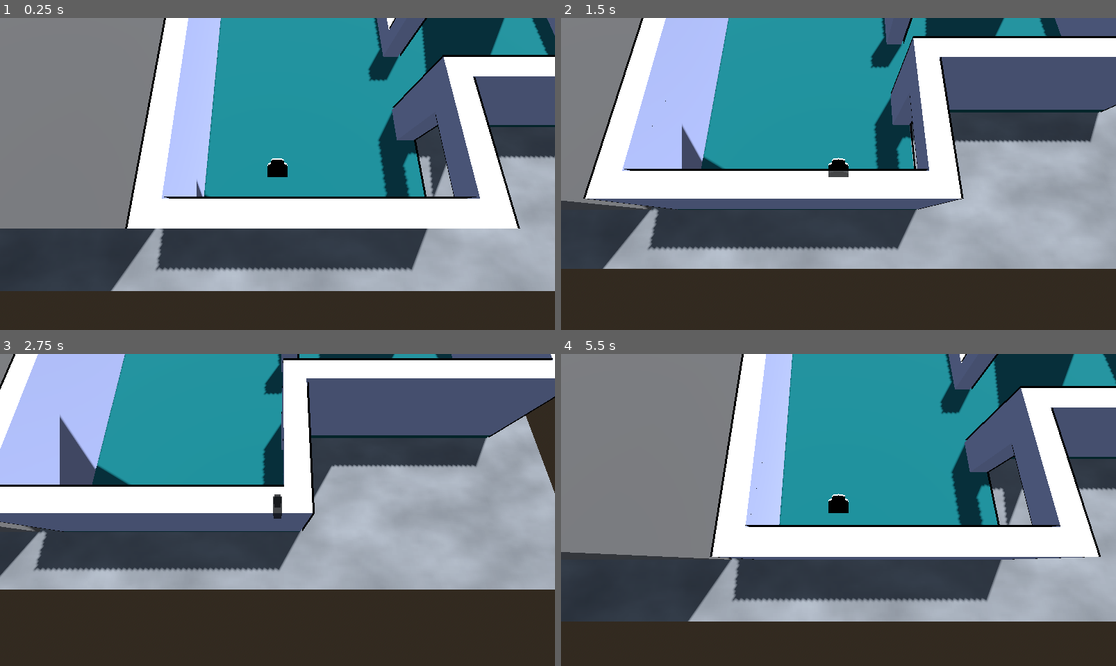
Above: before the commit, frames 1-4 (two rows, left to right).
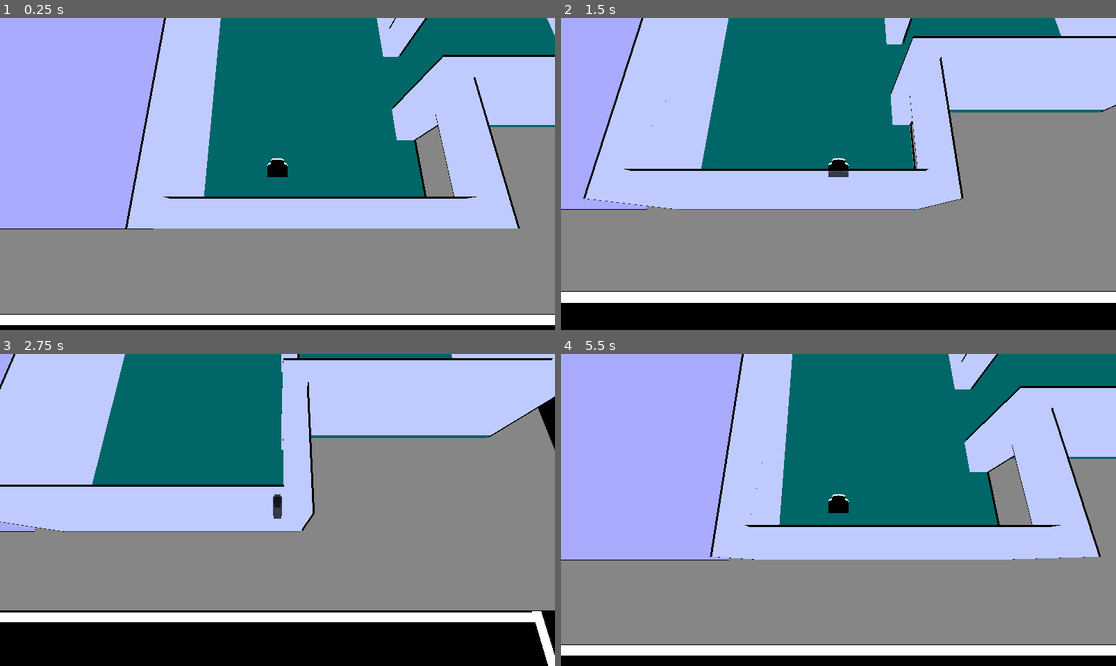
Above: after the commit, the same moments.

Repository: ChWh2/Purrfect-Platter
Game: Godot game, scene res://Scenes/main.tscn
The game is run twice, just before and just after one commit, with the same random seed, the same clock (stepped at 60 frames per second) and the same inputs.
Inputs:
- Up to frame 1 (0.25 s): no input
- Up to frame 2 (1.5 s): tap Enter at 0.5 s; hold Right (ui_right) 0.53-1.28 s; tap E (Interact) at 0.6, 1.35 s; hold Down (ui_down) from 1.28 s (still down)
- Up to frame 3 (2.75 s): tap Space at 2 s; release Down (ui_down) at 2.03 s; hold Right (ui_right) from 2.03 s (still down); tap E (Interact) at 2.1 s
- Up to frame 4 (5.5 s): release Right (ui_right) at 2.78 s; hold Up (ui_up) 2.78-3.53 s; tap E (Interact) every 0.75 s from 2.85 to 5.1 s; hold Left (ui_left) 3.53-5.03 s; hold Down (ui_down) from 5.03 s (still down)

The runs differ from the first frame. In frame 1, 94% of the frame differs, in the area x 0-100%, y 0-100%; in frame 2, 92%; in frame 3, 92%; in frame 4, 95%.

Commit message:
Added Interaction System

Diff:
--- a/Scenes/main.tscn
+++ b/Scenes/main.tscn
@@ -1,7 +1,9 @@
-[gd_scene load_steps=15 format=3 uid="uid://c802ljbjsrs7s"]
-
-[ext_resource type="PackedScene" uid="uid://cbbiwytnqg1wm" path="res://Scenes/Player.tscn" id="1_4acyf"]
+[gd_scene load_steps=23 format=3 uid="uid://c802ljbjsrs7s"]
+
+[ext_resource type="PackedScene" uid="uid://cbbiwytnqg1wm" path="res://Scenes/player.tscn" id="1_4acyf"]
 [ext_resource type="Shader" path="res://Shaders/Outline.gdshader" id="2_u5rtf"]
+[ext_resource type="Texture2D" uid="uid://b1yagx8aaavjk" path="res://Assets/Road.png" id="3_8l46l"]
+[ext_resource type="PackedScene" uid="uid://dw8xks7h06bia" path="res://Scenes/oven.tscn" id="4_f5kfh"]
 
 [sub_resource type="ProceduralSkyMaterial" id="ProceduralSkyMaterial_w10n7"]
 
@@ -19,30 +21,74 @@
 shader_parameter/outline_width = 3.0
 
 [sub_resource type="StandardMaterial3D" id="StandardMaterial3D_abngl"]
+shading_mode = 0
 albedo_color = Color(0, 0.400541, 0.404986, 1)
 
 [sub_resource type="StandardMaterial3D" id="StandardMaterial3D_2ggtd"]
+shading_mode = 0
 albedo_color = Color(0.74902, 0.796078, 1, 1)
 
 [sub_resource type="BoxShape3D" id="BoxShape3D_3ym0o"]
 size = Vector3(1, 3, 4)
 
-[sub_resource type="Gradient" id="Gradient_yv8rd"]
-colors = PackedColorArray(0.400698, 0.400698, 0.400698, 1, 0.552956, 0.552956, 0.552956, 1)
-
-[sub_resource type="FastNoiseLite" id="FastNoiseLite_0rece"]
-frequency = 0.0528
-
-[sub_resource type="NoiseTexture2D" id="NoiseTexture2D_opaq2"]
-color_ramp = SubResource("Gradient_yv8rd")
-noise = SubResource("FastNoiseLite_0rece")
+[sub_resource type="ShaderMaterial" id="ShaderMaterial_d8agq"]
+render_priority = 0
+shader = ExtResource("2_u5rtf")
+shader_parameter/outline_color = null
+shader_parameter/outline_width = 1.0
+
+[sub_resource type="StandardMaterial3D" id="StandardMaterial3D_8s6ep"]
+next_pass = SubResource("ShaderMaterial_d8agq")
+shading_mode = 0
+albedo_color = Color(0.658894, 0.671345, 1, 1)
+
+[sub_resource type="ShaderMaterial" id="ShaderMaterial_hfo1p"]
+render_priority = 0
+shader = ExtResource("2_u5rtf")
+shader_parameter/outline_color = null
+shader_parameter/outline_width = 1.0
+
+[sub_resource type="StandardMaterial3D" id="StandardMaterial3D_bnrll"]
+next_pass = SubResource("ShaderMaterial_hfo1p")
+shading_mode = 0
+albedo_color = Color(0.730351, 1, 0.644188, 1)
+
+[sub_resource type="ShaderMaterial" id="ShaderMaterial_t186y"]
+render_priority = 0
+shader = ExtResource("2_u5rtf")
+shader_parameter/outline_color = null
+shader_parameter/outline_width = 1.0
+
+[sub_resource type="StandardMaterial3D" id="StandardMaterial3D_pfelv"]
+next_pass = SubResource("ShaderMaterial_t186y")
+shading_mode = 0
+albedo_color = Color(1, 0.435294, 0.494118, 1)
+
+[sub_resource type="ShaderMaterial" id="ShaderMaterial_swghe"]
+render_priority = 0
+shader = ExtResource("2_u5rtf")
+shader_parameter/outline_color = null
+shader_parameter/outline_width = 1.0
 
 [sub_resource type="StandardMaterial3D" id="StandardMaterial3D_2ylrf"]
-albedo_texture = SubResource("NoiseTexture2D_opaq2")
+next_pass = SubResource("ShaderMaterial_swghe")
+shading_mode = 0
+albedo_color = Color(0.523781, 0.523781, 0.523781, 1)
 
 [sub_resource type="BoxMesh" id="BoxMesh_6gkfy"]
 material = SubResource("StandardMaterial3D_2ylrf")
 size = Vector3(50, 1, 50)
+
+[sub_resource type="StandardMaterial3D" id="StandardMaterial3D_l4yom"]
+shading_mode = 0
+albedo_texture = ExtResource("3_8l46l")
+uv1_scale = Vector3(1.21, 1.21, 1.21)
+uv1_offset = Vector3(-0.058, -0.076, 0)
+texture_filter = 0
+
+[sub_resource type="PlaneMesh" id="PlaneMesh_8fofi"]
+material = SubResource("StandardMaterial3D_l4yom")
+size = Vector2(75, 75)
 
 [node name="Main" type="Node3D"]
 
@@ -128,20 +174,36 @@
 size = Vector3(1, 3, 1)
 material = SubResource("StandardMaterial3D_2ggtd")
 
-[node name="Floor" type="MeshInstance3D" parent="."]
-transform = Transform3D(1, 0, 0, 0, 1, 0, 0, 0, 1, -2, -1.75, -12)
+[node name="City" type="CSGCombiner3D" parent="."]
+
+[node name="CSGBox3D" type="CSGBox3D" parent="City"]
+transform = Transform3D(1, 0, 0, 0, 1, 0, 0, 0, 1, -16.5, 24, 0)
+size = Vector3(20, 50, 20)
+material = SubResource("StandardMaterial3D_8s6ep")
+
+[node name="CSGBox3D2" type="CSGBox3D" parent="City"]
+transform = Transform3D(1, 0, 0, 0, 1, 0, 0, 0, 1, -16.5, 24, -22)
+size = Vector3(20, 50, 20)
+material = SubResource("StandardMaterial3D_bnrll")
+
+[node name="CSGBox3D3" type="CSGBox3D" parent="City"]
+transform = Transform3D(1, 0, 0, 0, 1, 0, 0, 0, 1, 8, 24, -22)
+size = Vector3(25, 50, 20)
+material = SubResource("StandardMaterial3D_pfelv")
+
+[node name="Floor" type="Node3D" parent="."]
+
+[node name="Sidewalk" type="MeshInstance3D" parent="Floor"]
+transform = Transform3D(1, 0, 0, 0, 1, 0, 0, 0, 1, -1, -1.75, -11)
 mesh = SubResource("BoxMesh_6gkfy")
-
-[node name="City" type="CSGCombiner3D" parent="."]
-
-[node name="CSGBox3D" type="CSGBox3D" parent="City"]
-transform = Transform3D(1, 0, 0, 0, 1, 0, 0, 0, 1, -16.5, 18, 0)
-size = Vector3(20, 50, 20)
-
-[node name="CSGBox3D2" type="CSGBox3D" parent="City"]
-transform = Transform3D(1, 0, 0, 0, 1, 0, 0, 0, 1, -16.5, 18, -22)
-size = Vector3(20, 50, 20)
-
-[node name="CSGBox3D3" type="CSGBox3D" parent="City"]
-transform = Transform3D(1, 0, 0, 0, 1, 0, 0, 0, 1, 8, 18, -22)
-size = Vector3(25, 50, 20)
+skeleton = NodePath("../..")
+
+[node name="MeshInstance3D" type="MeshInstance3D" parent="Floor"]
+transform = Transform3D(1, 0, 0, 0, 1, 0, 0, 0, 1, 11, -1.75, 0)
+mesh = SubResource("PlaneMesh_8fofi")
+
+[node name="Oven" parent="." instance=ExtResource("4_f5kfh")]
+transform = Transform3D(1, 0, 0, 0, 1, 0, 0, 0, 1, 12, -0.5, -8.5)
+
+[node name="Oven2" parent="." instance=ExtResource("4_f5kfh")]
+transform = Transform3D(1, 0, 0, 0, 1, 0, 0, 0, 1, 14, -0.5, -8.5)
--- /dev/null
+++ b/Scenes/oven.tscn
@@ -0,0 +1,20 @@
+[gd_scene load_steps=4 format=3 uid="uid://dw8xks7h06bia"]
+
+[ext_resource type="Script" path="res://Scripts/Oven.gd" id="1_v6mar"]
+
+[sub_resource type="BoxShape3D" id="BoxShape3D_u8rsp"]
+
+[sub_resource type="BoxMesh" id="BoxMesh_l2tcr"]
+
+[node name="Oven" type="StaticBody3D"]
+collision_layer = 2147483649
+collision_mask = 2147483649
+script = ExtResource("1_v6mar")
+emptyText = "Put In"
+fullText = "Take Out"
+
+[node name="CollisionShape3D" type="CollisionShape3D" parent="."]
+shape = SubResource("BoxShape3D_u8rsp")
+
+[node name="MeshInstance3D" type="MeshInstance3D" parent="."]
+mesh = SubResource("BoxMesh_l2tcr")
--- a/Scenes/player.tscn
+++ b/Scenes/player.tscn
@@ -57,6 +57,9 @@
 [sub_resource type="CapsuleShape3D" id="CapsuleShape3D_ofwsk"]
 radius = 0.25
 
+[sub_resource type="SphereShape3D" id="SphereShape3D_2lhk7"]
+radius = 2.0
+
 [node name="Player" type="CharacterBody3D"]
 transform = Transform3D(-1, 0, -8.74228e-08, 0, 1, 0, 8.74228e-08, 0, -1, 0, 0, 0)
 script = ExtResource("1_buv3t")
@@ -74,3 +77,20 @@
 [node name="CollisionShape3D" type="CollisionShape3D" parent="."]
 transform = Transform3D(1, -8.88178e-16, 0, -8.88178e-16, 1, 0, 0, 0, 1, 0, 0, 2.38419e-07)
 shape = SubResource("CapsuleShape3D_ofwsk")
+
+[node name="InteractionRadius" type="Area3D" parent="."]
+collision_layer = 2147483648
+collision_mask = 2147483648
+
+[node name="CollisionShape3D" type="CollisionShape3D" parent="InteractionRadius"]
+shape = SubResource("SphereShape3D_2lhk7")
+
+[node name="Label3D" type="Label3D" parent="."]
+transform = Transform3D(1, 0, 0, 0, 1, 0, 0, 0, 1, -6, 0, -5.24537e-07)
+billboard = 1
+no_depth_test = true
+text = "Oven"
+font_size = 200
+
+[connection signal="body_entered" from="InteractionRadius" to="." method="InteractEnter"]
+[connection signal="body_exited" from="InteractionRadius" to="." method="InteractExit"]
--- a/Scripts/CharacterController.gd
+++ b/Scripts/CharacterController.gd
@@ -5,7 +5,39 @@
 
 @onready var body = $Mesh
 
+var interactsInRadius : Array[Node3D]
+
+func InteractEnter(enterBody : Node3D):
+	interactsInRadius.append(enterBody)
+
+func InteractExit(exitBody : Node3D):
+	var bodyInArray = interactsInRadius.find(exitBody)
+	interactsInRadius.remove_at(bodyInArray)
+
+func Interact():
+	if interactsInRadius.size() > 0:
+		$Label3D.visible = true
+
+		var closestInteractable : Node3D
+		var closestInteractableRadius = 100.0
+
+		for interactible in interactsInRadius.size():
+			if position.distance_to(interactsInRadius[interactible].position) < closestInteractableRadius:
+				closestInteractableRadius = position.distance_to(interactsInRadius[interactible].position)
+				closestInteractable = interactsInRadius[interactible]
+
+		$Label3D.text = closestInteractable.getPrompt()
+		$Label3D.global_position = closestInteractable. global_position
+
+		if Input.is_action_just_pressed("Interact"):
+			closestInteractable.interactEvent(closestInteractableRadius)
+
+	else:
+		$Label3D.visible = false
+
 func _physics_process(_delta: float) -> void:
+
+	Interact()
 	# Get the input direction and handle the movement/deceleration.
 	# As good practice, you should replace UI actions with custom gameplay actions.
 	var input_dir := Input.get_vector("ui_left", "ui_right", "ui_up", "ui_down")
--- /dev/null
+++ b/Scripts/Classes/InteractableClass.gd
@@ -0,0 +1,13 @@
+class_name Interactable
+extends Node
+
+var Prompt : String
+
+func interactEvent(distance : float) -> void:
+	print(str("interacted: ", name, " at: ", distance))
+
+func setPrompt(text : String) -> void:
+	Prompt = text
+
+func getPrompt() -> String:
+	return Prompt
--- /dev/null
+++ b/Scripts/Oven.gd
@@ -0,0 +1,26 @@
+extends Interactable
+
+@export var emptyText : String
+@export var fullText : String
+
+enum state {EMPTY, FULL}
+
+var CurentState = state.EMPTY
+
+func _ready():
+	setPrompt(emptyText)
+
+func interactEvent(_distance):
+	if CurentState == state.FULL:
+		CurentState = state.EMPTY
+	else:
+		CurentState = state.FULL
+
+func getPrompt() -> String:
+
+	if CurentState == state.FULL:
+		setPrompt(fullText)
+	else:
+		setPrompt(emptyText)
+
+	return Prompt
--- /dev/null
+++ b/Scripts/global.gd
@@ -0,0 +1 @@
+extends Node
--- a/project.godot
+++ b/project.godot
@@ -15,6 +15,10 @@
 run/main_scene="res://Scenes/main.tscn"
 config/features=PackedStringArray("4.3", "Forward Plus")
 config/icon="res://icon.svg"
+
+[autoload]
+
+Global="*res://Scripts/global.gd"
 
 [input]
 
@@ -44,6 +48,10 @@
 ]
 }
 
+[layer_names]
+
+3d_physics/layer_32="Interactables"
+
 [rendering]
 
 textures/canvas_textures/default_texture_filter=0
Binary file added: Assets/Road.png
Not shown, added: Assets/Road.png.import
Not shown: 1 places in Scenes/player.tscn that only renumber resources
